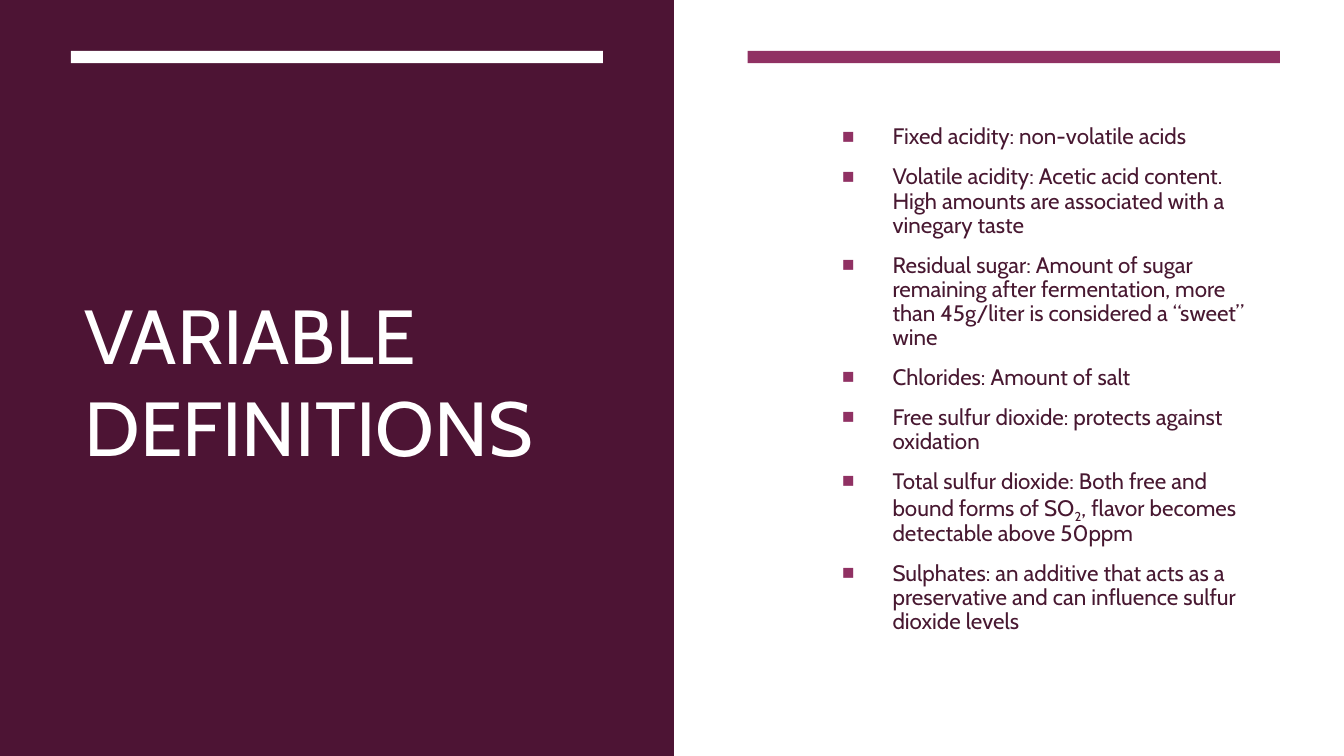
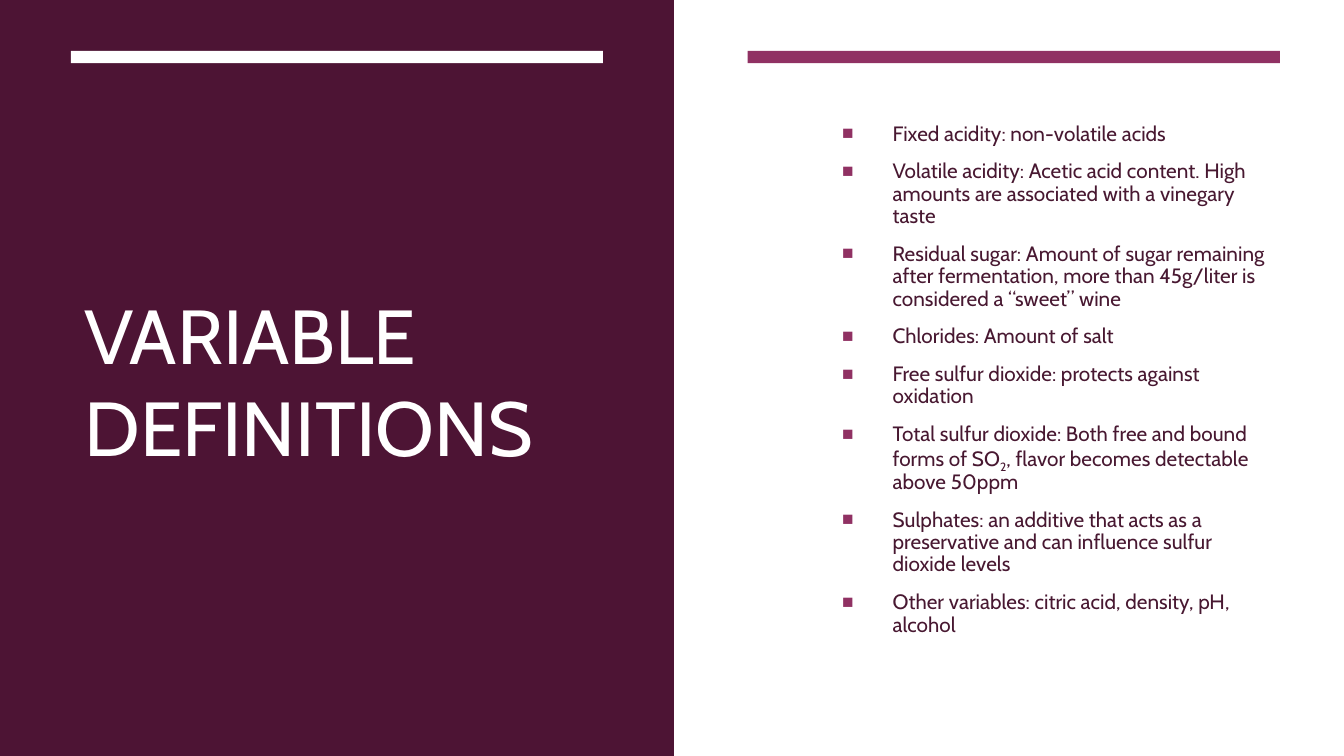
Before and after one commit to klsalcedo/red_wine_analysis, a slide deck: slide 4 of presentation.pptx. Drawn at 1344x756 pixels with LibreOffice and Linux fonts; fonts in the diff are those of the drawing. Boxes give left, top, right and bottom in pixels: in the first picture for what was removed or moved away, otherwise in the second. Text is boxed around its words. In the diff, an @@ line names an element or a change of style, - is before the commit and + after.

```diff
--- a/presentation.pptx
+++ b/presentation.pptx
@@ text at <box>893,125,1265,571</box>: size 12 to 11.1 pt @@
@@ text at <box>893,593,1229,633</box>: paragraph added @@
+  ■ Other variables: citric acid, density, pH, alcohol
```
Also in this commit, not shown: 2 other files.
